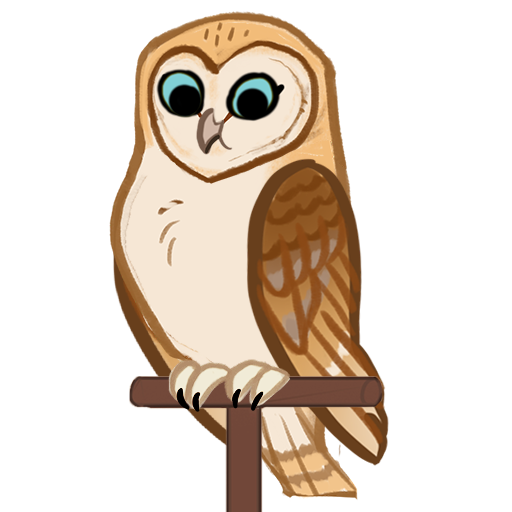
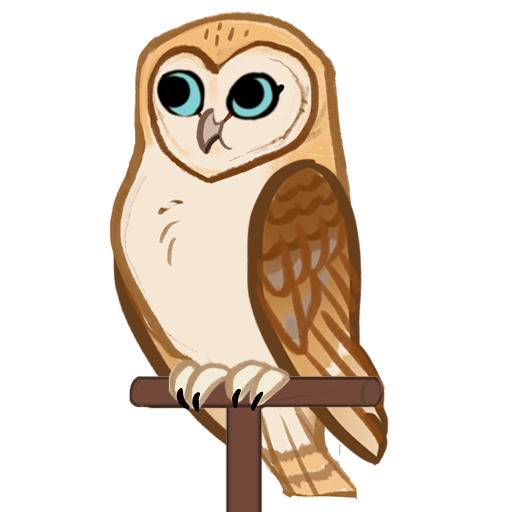
Layer changes from the first (512, 512) image to the second:
painted on "pupils" over [156,74,270,121]
